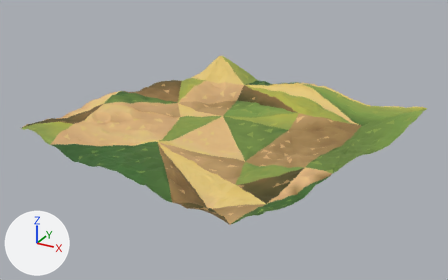
The FBX model Assets/Meshes/Scenery/Grasslands.FBX, before and after one commit.
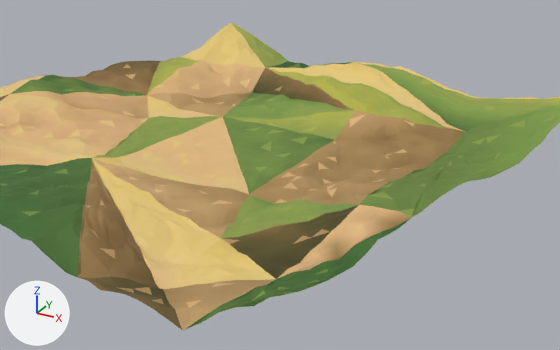
Each version is shown whole from a camera (50 mm lens) standing at (1936.0, -3520.0, 1730.0) and looking at (21.0, -39.0, -10.0), then close up from a camera (50 mm lens) standing at (1575.0, -2363.0, 1130.0) and looking at (247.0, 52.0, -77.0). Arrows for +X, +Y and +Z are at lower left; the lights stay in place. Where no turn or scale is listed for an object, it has been applied to the vertices.

Objects in the first close-up: 'Grasslands'.
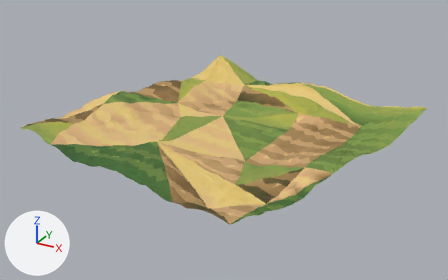
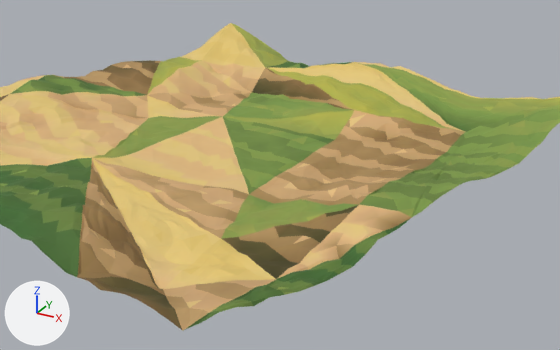
Commit message: Grassland Changed

Pixel boxes (x1, y1, x2, y2) of what changed, in the close-ups (560 x 350 px):
part 1 of me_mesh, built on
    both: (220, 191, 245, 203)
part 2 of me_mesh, surface changed
    both: (0, 55, 559, 312)

The change, as a diff of the scene's bpy script:
```diff
--- a/Assets/Meshes/Scenery/Grasslands.FBX.py
+++ b/Assets/Meshes/Scenery/Grasslands.FBX.py
@@ me_mesh @@
 # used by ob_grasslands; location = (0.0, 0.0, 0.0)
 # verts and faces of me_mesh; kept vertices keep their numbers, new ones are numbered from 3263
 # before: 360 (333.0, -345.0, 3.0) at pixel (245, 199), 1640 (261.0, -311.0, 5.0) at pixel (232, 190), 1656 (324.0, -407.0, 13.0) at pixel (233, 203), 1664 (259.0, -392.0, 5.0) at pixel (219, 199)
-me_mesh.from_pydata(...)  # 3263 vertices, 6376 faces; spans x -1224.0..1225.0, y -1225.0..1224.0, z -20.0..198.0
+me_mesh.from_pydata(...)  # 3266 vertices, 6382 faces; spans x -1224.0..1225.0, y -1225.0..1224.0, z -20.0..198.0
+# me_mesh part 1
+delete_faces([(360, 1640, 1656), (1640, 1664, 1656)])
+verts[3263] = (292.0, -359.0, 9.0)  # pixel (233, 196)
+faces += [(360, 3263, 1656), (1656, 3263, 1664), (360, 1640, 3263), (1640, 1664, 3263)]
+# me_mesh part 2: 2423 kept faces spanning x -1210.0..1211.0, y -1141.0..1224.0, z -20.0..190.0 get new texture (UV) coordinates
 me_mesh.materials.append(mat_groiund)
```
